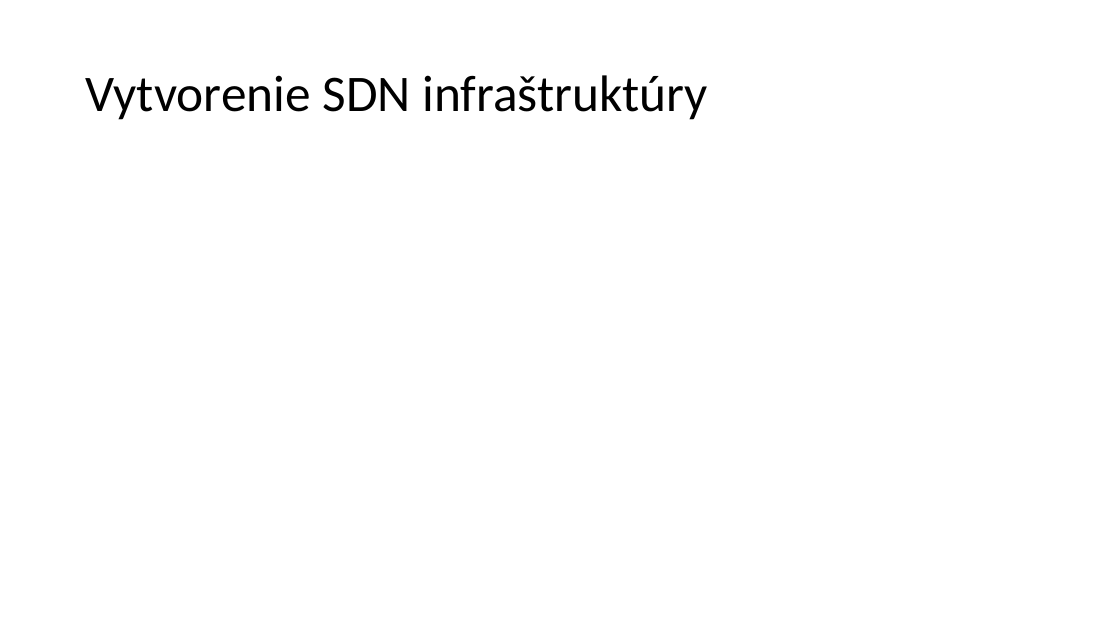
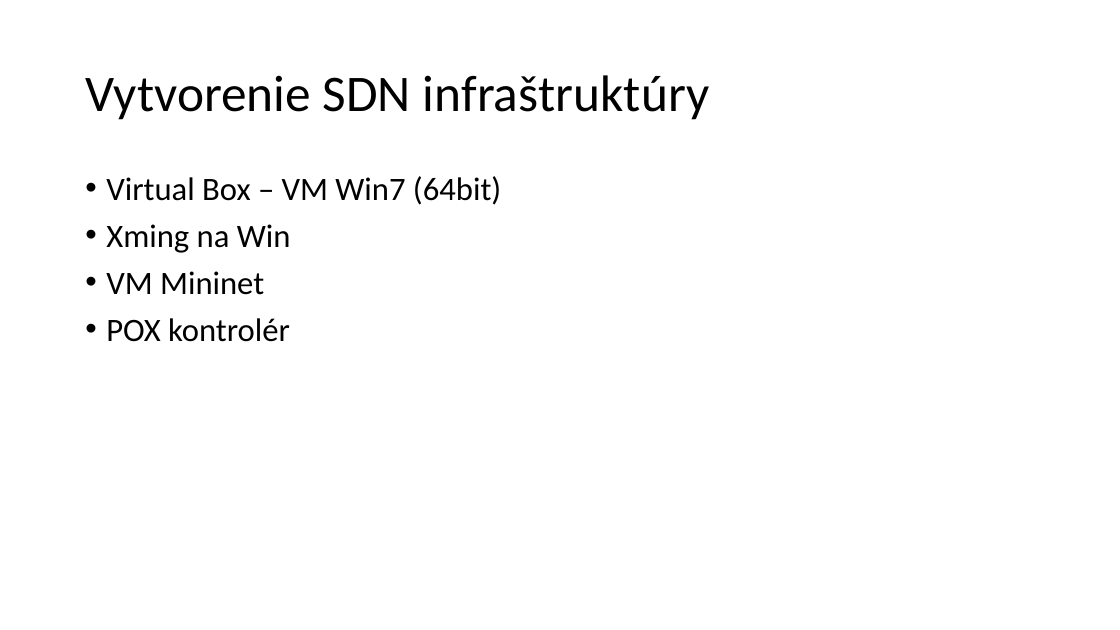
Before and after one commit to kyberdrb/FRI, a slide deck: slide 3 of Ing/4.semester/Integracia_Sieti/semestralka/IS_SDN_Firewall.pptx. Drawn at 1120x630 pixels with LibreOffice and Linux fonts; fonts in the diff are those of the drawing. Boxes give left, top, right and bottom in pixels: in the first picture for what was removed or moved away, otherwise in the second. Text is boxed around its words. In the diff, an @@ line names an element or a change of style, - is before the commit and + after.

```diff
--- a/Ing/4.semester/Integracia_Sieti/semestralka/IS_SDN_Firewall.pptx
+++ b/Ing/4.semester/Integracia_Sieti/semestralka/IS_SDN_Firewall.pptx
@@ text added at [106,176,501,342], 28 pt, text #000000 @@
+• Virtual Box – VM Win7 (64bit)
+• Xming na Win
+• VM Mininet
+• POX kontrolér
```
Also in this commit, not shown: 2 other slides changed, 2 slides added, 1 slide removed, 1 other file.
